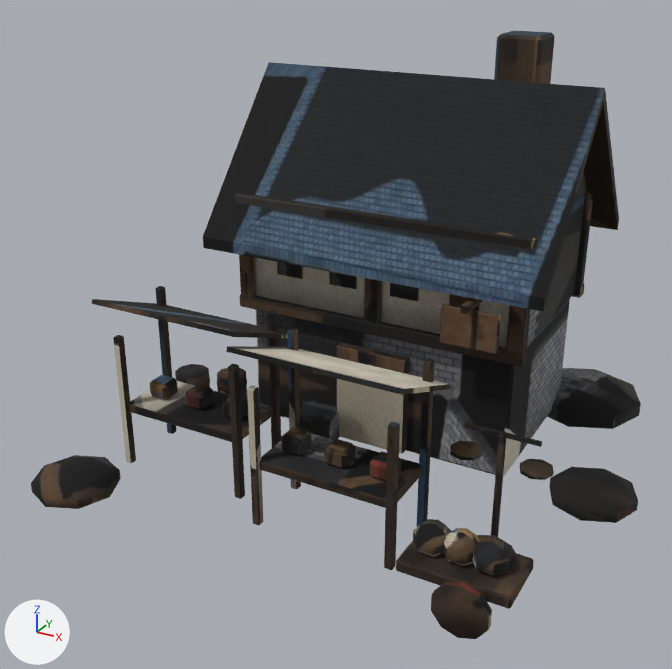
One commit to the glTF model public/models/wacht_market.glb: the scene before it, then after it.
Both versions are drawn from a 50 mm camera at (3.4, -6.86, 4.49) aimed at (-0.24, -0.24, 1.19). Arrows for +X, +Y and +Z are at lower left; the lights stay in place. The picture after the commit comes second. Vertices at exactly the same position are counted once.

In view in the first picture: 'wacht_market'.
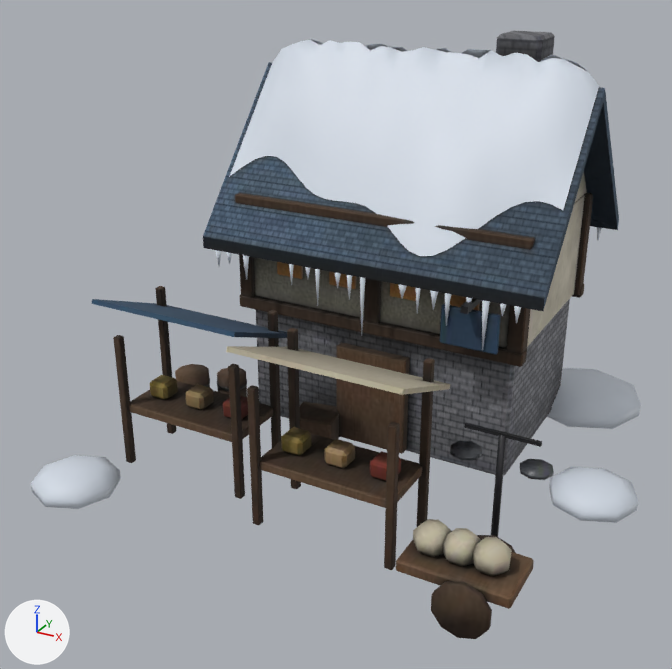
Changed parts and their boxes (x1, y1, x2, y2) in the pictures (672 x 669 px):
'wacht_market', surface changed: (92, 31, 619, 631) in both
'Schnee', added: after (31, 39, 641, 523)
part 1 of me_sockel, deleted: before (547, 368, 641, 429)
part 2 of me_sockel, deleted: before (549, 467, 638, 523)
part 3 of me_sockel, deleted: before (31, 455, 121, 509)
part 4 of me_sockel, surface changed: (92, 31, 619, 631) in both

What changed in the scene script:
```text
Add img_wacht_market_rauheit:
    img_wacht_market_rauheit = load_image('wacht_market_rauheit', '_unpacked/wacht_market_rauheit', 1024, 1024, 'Non-Color')
Change mat_wacht_market_gebacken:
    remove # nodes: BsdfPrincipled, NormalMap, OutputMaterial, TexImage x2
    nodes: BsdfPrincipled, Math, NormalMap, OutputMaterial, SeparateColor, TexImage x3
    uses the picture img_wacht_market_rauheit
Add mat_schnee:
    mat_schnee = principled_material('Schnee')
    mat_schnee.base_color = (0.665, 0.723, 0.807)  # white #d5dde8
Change me_sockel:
    used by ob_wacht_market; location = (0.0, 0.0, 0.0)
    remove me_sockel.from_pydata(...)  # 1262 vertices, 2284 faces; spans x -2.38..2.43, y -2.18..2.52, z -0.22..3.65
    add me_sockel.from_pydata(...)  # 1126 vertices, 2028 faces; spans x -2.07..2.03, y -2.03..2.09, z 0.0..3.65
    me_sockel part 1: the loose piece of 34 vertices spanning x 0.93..2.07, y 1.38..2.52, z -0.22..0.22 is deleted
    me_sockel part 2: the loose piece of 34 vertices spanning x 1.67..2.43, y -0.18..0.58, z -0.14..0.14 is deleted
    me_sockel part 3: the loose piece of 34 vertices spanning x -2.38..-1.62, y -2.18..-1.42, z -0.14..0.14 is deleted
    me_sockel part 4: 2014 kept faces spanning x -2.07..2.03, y -2.03..2.09, z 0.0..3.65 get new texture (UV) coordinates
    other edits to the shape of me_sockel do not show in these pictures
Add me_schneedecke:
    me_schneedecke.from_pydata(...)  # 827 vertices, 1384 faces; spans x -2.38..2.43, y -2.18..2.52, z -0.22..3.54
    me_schneedecke.materials.append(mat_schnee)  # white #d5dde8
Add ob_schnee:
    ob_schnee = bpy.data.objects.new('Schnee', me_schneedecke)
    ob_schnee.location = (0.0, 0.0, 0.0)
```
